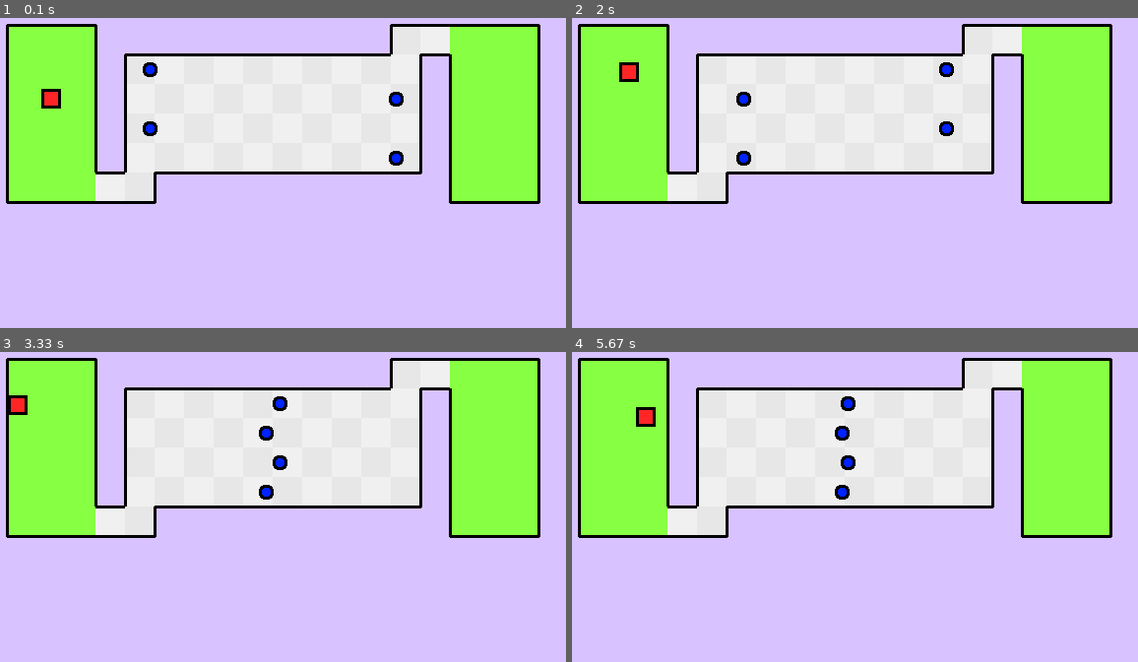
Above: before the commit, frames 1-4 (two rows, left to right).
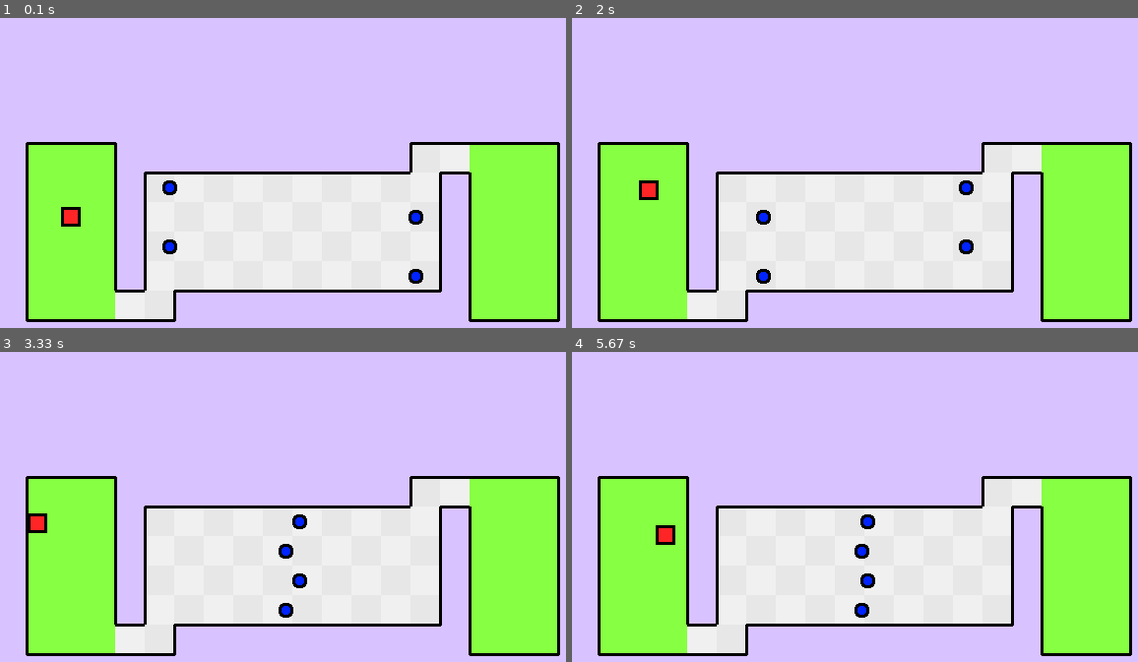
Above: after the commit, the same moments.

Repository: 2017Knight2017/The-Worlds-Hardest-Game-in-pygame
Game: pygame game, started from main.py
Same seed, same stepped clock (60 frames per second), same inputs: the game is played once before the commit and once after it.
Inputs:
- Up to frame 1 (0.1 s): no input
- Up to frame 2 (2 s): hold Right 0.33-0.8 s; hold Up 0.83-1.13 s; hold Right 1.17-1.63 s; hold Left from 1.67 s (still down)
- Up to frame 3 (3.33 s): release Left at 2.2 s; hold Down 2.23-2.53 s; hold Left 2.57-2.97 s; hold Up from 3 s (still down)
- Up to frame 4 (5.67 s): release Up at 3.37 s; hold Right 3.4-4.03 s; hold Down 4.07-4.43 s; hold Left 4.47-4.93 s; hold Right 4.97-5.43 s; hold Up from 5.47 s (still down)

The runs differ from the first frame. In frame 1, 71% of the frame differs, in the area x 1-99%, y 1-99%; in frame 2, 71%; in frame 3, 71%; in frame 4, 71%.

Commit message:
Centered the main surface relative to the window.

Diff:
--- a/main.py
+++ b/main.py
@@ -7,7 +7,7 @@
 pygame.init()
 config = ConfigParser()
 config.read("options.ini")
-mainsurf = pygame.display.set_mode((640, 480))
+mainsurf = pygame.display.set_mode((int(config["General"]["window_width"]), int(config["General"]["window_height"])))
 pygame.display.set_caption("ddddd")
 clock = pygame.time.Clock()
 map_number = 0
@@ -26,8 +26,9 @@
             case "around":
                 enemies.add([Enemy(i["init_pos"], i["movement_type"], i["color"], i["speed"], circle_center=i["circle_center"])])
     while True:
-        mainsurf.fill(list(map(int, config["Colors"]["background"].split(", "))))
-        mainsurf.blit(cur_map_surface, (0, 0))
+        mainsurf.fill([int(i) for i in config["Colors"]["background"].split(", ")])
+        mainsurf.blit(cur_map_surface, ((int(config["General"]["window_width"]) - cur_map.map_pixel_width) // 2,
+                                        (int(config["General"]["window_height"]) - cur_map.map_pixel_height) // 2))
         for event in pygame.event.get():
             if event.type == pygame.QUIT:
                 exit()
--- a/map.py
+++ b/map.py
@@ -26,73 +26,75 @@
         self.coins_coords = []
         self.enemies_data = []
         self.static_map = []
-        self.map_width, self.map_height = None, None
+        self.map_tile_width, self.map_tile_height = None, None
+        self.map_pixel_width, self.map_pixel_height = None, None
+        self.tile_pixel_width, self.tile_pixel_height = int(Map.config["Tilemap"]["tile_width"]), int(Map.config["Tilemap"]["tile_width"])
         self.parseMap()
 
     def parseMap(self):
-        with open(f"maps/MAP{'0' * (self.map_number < 10)}{self.map_number}-static.map", "r") as static:
-            self.map_width, self.map_height = map(int, static.readline().split("x"))
-            for _ in range(self.map_height):
-                self.static_map.append(static.readline().split())
-        with open(f"maps/MAP{'0' * (self.map_number < 10)}{self.map_number}-dynamic.json", "r") as raw_dynamic:
-            dynamic = load(raw_dynamic)
-            for i in dynamic.keys():
-                if dynamic[i]["type"] == "coin":
-                    self.coins_coords.append(Map.normalizeCoords(*dynamic[i]["tile_pos"]))
-                elif dynamic[i]["type"] == "enemy":
-                    dic = {"init_pos": Map.normalizeCoords(*dynamic[i]["init_pos"]),
-                           "movement_type": dynamic[i]["movement_type"],
-                           "color": dynamic[i]["color"],
-                           "speed": dynamic[i]["speed"]}
-                    match dynamic[i]["movement_type"]:
+        map_name = f"MAP{'0' * (self.map_number < 10)}{self.map_number}"
+        with open(f"maps/{map_name}/{map_name}-static.map", "r") as static_map:
+            self.map_tile_width, self.map_tile_height = map(int, static_map.readline().split("x"))
+            self.map_pixel_width, self.map_pixel_height = self.tile_pixel_width * self.map_tile_width, self.tile_pixel_height * self.map_tile_height
+            for _ in range(self.map_tile_height):
+                self.static_map.append(static_map.readline().split())
+        with open(f"maps/{map_name}/{map_name}-dynamic.json", "r") as raw_dynamic_map:
+            dynamic_map = load(raw_dynamic_map)
+            for i in dynamic_map.keys():
+                if dynamic_map[i]["type"] == "coin":
+                    self.coins_coords.append(self.normalizeCoords(*dynamic_map[i]["tile_pos"], dynamic=True))
+                elif dynamic_map[i]["type"] == "enemy":
+                    dic = {"init_pos": self.normalizeCoords(*dynamic_map[i]["init_pos"], dynamic=True),
+                           "movement_type": dynamic_map[i]["movement_type"],
+                           "color": dynamic_map[i]["color"],
+                           "speed": dynamic_map[i]["speed"]}
+                    match dynamic_map[i]["movement_type"]:
                         case "from_to":
-                            dic["key_positions"] = [Map.normalizeCoords(*j) for j in dynamic[i]["key_positions"]]
+                            dic["key_positions"] = [self.normalizeCoords(*j, dynamic=True) for j in dynamic_map[i]["key_positions"]]
                         case "around":
-                            dic["circle_center"] = Map.normalizeCoords(*dynamic[i]["circle_center"])
-                            dic["clockwise"] = dynamic[i]["clockwise"]
+                            dic["circle_center"] = self.normalizeCoords(*dynamic_map[i]["circle_center"], dynamic=True)
+                            dic["clockwise"] = dynamic_map[i]["clockwise"]
                     self.enemies_data.append(dic)
 
     def generateSurface(self) -> pygame.Surface:
-        tile_height, tile_width = int(Map.config["Tilemap"]["tile_height"]), int(Map.config["Tilemap"]["tile_width"])
-        res = pygame.Surface((tile_width * self.map_width, tile_height * self.map_height))
-        res.fill([int(i) for i in Map.config["Colors"]["background"].split(", ")])
-        for row_index in range(self.map_height):
-            for column_index in range(self.map_width):
+        surface = pygame.Surface((self.map_pixel_width, self.map_pixel_height))
+        surface.fill([int(i) for i in Map.config["Colors"]["background"].split(", ")])
+        for row_index in range(self.map_tile_height):
+            for column_index in range(self.map_tile_width):
                 match int(self.static_map[row_index][column_index]):
                     case 0:
-                        self.walls_tiles.append(pygame.Rect(*Map.normalizeCoords(column_index, row_index), tile_width, tile_height))
+                        self.walls_tiles.append(pygame.Rect(*self.normalizeCoords(column_index, row_index, dynamic=True), self.tile_pixel_width, self.tile_pixel_height))
                     case 1:
                         if row_index % 2 == column_index % 2:
-                            res.blit(self.tileset.subsurface(tile_width, 0, tile_width, tile_height), Map.normalizeCoords(column_index, row_index))
+                            surface.blit(self.tileset.subsurface(self.tile_pixel_width, 0, self.tile_pixel_width, self.tile_pixel_height), self.normalizeCoords(column_index, row_index))
                         else:
-                            res.blit(self.tileset.subsurface(tile_width * 2, 0, tile_width, tile_height), Map.normalizeCoords(column_index, row_index))
-                        self.drawLineIfThereIsWall(res, self.static_map, row_index, column_index)
+                            surface.blit(self.tileset.subsurface(self.tile_pixel_width * 2, 0, self.tile_pixel_width, self.tile_pixel_height), self.normalizeCoords(column_index, row_index))
+                        self.drawLineIfThereIsWall(surface, self.static_map, row_index, column_index)
                     case 2:
-                        res.blit(self.tileset.subsurface(tile_width * 0, 0, tile_width, tile_height), Map.normalizeCoords(column_index, row_index))
-                        self.drawLineIfThereIsWall(res, self.static_map, row_index, column_index)
-                        self.checkpoint_tiles.append(pygame.Rect(*Map.normalizeCoords(column_index, row_index), tile_width, tile_height))
+                        surface.blit(self.tileset.subsurface(self.tile_pixel_width * 0, 0, self.tile_pixel_width, self.tile_pixel_height), self.normalizeCoords(column_index, row_index))
+                        self.drawLineIfThereIsWall(surface, self.static_map, row_index, column_index)
+                        self.checkpoint_tiles.append(pygame.Rect(*self.normalizeCoords(column_index, row_index, dynamic=True), self.tile_pixel_width, self.tile_pixel_height))
                     case 3:
-                        res.blit(self.tileset.subsurface(tile_width * 0, 0, tile_width, tile_height), Map.normalizeCoords(column_index, row_index))
-                        self.drawLineIfThereIsWall(res, self.static_map, row_index, column_index)
-                        self.spawn_tile = pygame.Rect(*Map.normalizeCoords(column_index, row_index), tile_width, tile_height)
+                        surface.blit(self.tileset.subsurface(self.tile_pixel_width * 0, 0, self.tile_pixel_width, self.tile_pixel_height), self.normalizeCoords(column_index, row_index))
+                        self.drawLineIfThereIsWall(surface, self.static_map, row_index, column_index)
+                        self.spawn_tile = pygame.Rect(*self.normalizeCoords(column_index, row_index, dynamic=True), self.tile_pixel_width, self.tile_pixel_height)
                     case 4:
-                        res.blit(self.tileset.subsurface(tile_width * 0, 0, tile_width, tile_height), Map.normalizeCoords(column_index, row_index))
-                        self.drawLineIfThereIsWall(res, self.static_map, row_index, column_index)
-                        self.finish_tiles.append(pygame.Rect(*Map.normalizeCoords(column_index, row_index), tile_width, tile_height))
-        return res
+                        surface.blit(self.tileset.subsurface(self.tile_pixel_width * 0, 0, self.tile_pixel_width, self.tile_pixel_height), self.normalizeCoords(column_index, row_index))
+                        self.drawLineIfThereIsWall(surface, self.static_map, row_index, column_index)
+                        self.finish_tiles.append(pygame.Rect(*self.normalizeCoords(column_index, row_index, dynamic=True), self.tile_pixel_width, self.tile_pixel_height))
+        return surface
 
-    @staticmethod
-    def normalizeCoords(x: int | float, y: int | float) -> tuple[float, float] | tuple[int, int]:
-        return x * int(Map.config["Tilemap"]["tile_width"]), y * int(Map.config["Tilemap"]["tile_height"])
+    def normalizeCoords(self, x: int | float, y: int | float, dynamic: bool = False) -> tuple[int | float, int | float]:
+        return (x * int(Map.config["Tilemap"]["tile_width"]) + dynamic * (int(Map.config["General"]["window_width"]) - self.map_pixel_width) // 2,
+                y * int(Map.config["Tilemap"]["tile_height"]) + dynamic * (int(Map.config["General"]["window_height"]) - self.map_pixel_height) // 2)
 
-    @staticmethod
-    def drawLineIfThereIsWall(res: pygame.Surface, static_map: list, row_index: int, column_index: int):
-        BLACK = list(map(int, Map.config["Colors"]["black"].split(", ")))
+    def drawLineIfThereIsWall(self, res: pygame.Surface, static_map: list, row_index: int, column_index: int):
+        BLACK = [int(i) for i in Map.config["Colors"]["black"].split(", ")]
         if static_map[row_index - 1][column_index] == "0":  # Top
-            pygame.draw.line(res, BLACK, Map.normalizeCoords(column_index, row_index), Map.normalizeCoords(column_index + 1, row_index), 3)
+            pygame.draw.line(res, BLACK, self.normalizeCoords(column_index, row_index), self.normalizeCoords(column_index + 1, row_index), 3)
         if static_map[row_index][column_index - 1] == "0":  # Left
-            pygame.draw.line(res, BLACK, Map.normalizeCoords(column_index, row_index), Map.normalizeCoords(column_index, row_index + 1), 3)
+            pygame.draw.line(res, BLACK, self.normalizeCoords(column_index, row_index), self.normalizeCoords(column_index, row_index + 1), 3)
         if static_map[row_index + 1][column_index] == "0":  # Bottom
-            pygame.draw.line(res, BLACK, Map.normalizeCoords(column_index, row_index + 1), Map.normalizeCoords(column_index + 1, row_index + 1), 3)
+            pygame.draw.line(res, BLACK, self.normalizeCoords(column_index, row_index + 1), self.normalizeCoords(column_index + 1, row_index + 1), 3)
         if static_map[row_index][column_index + 1] == "0":  # Right
-            pygame.draw.line(res, BLACK, Map.normalizeCoords(column_index + 1, row_index), Map.normalizeCoords(column_index + 1, row_index + 1), 3)
+            pygame.draw.line(res, BLACK, self.normalizeCoords(column_index + 1, row_index), self.normalizeCoords(column_index + 1, row_index + 1), 3)
--- a/moving_objects.py
+++ b/moving_objects.py
@@ -47,7 +47,6 @@
     def update(self, checkpoints: list[pygame.Rect], finish_tiles: list[pygame.Rect], coins: pygame.sprite.Group):
         for i in checkpoints:
             if i.colliderect(self): self.respawn_pos = i.center
-        self.next_level = False
         for i in finish_tiles:
             self.next_level = self.rect.colliderect(i) and not coins.sprites()
             if self.next_level: break
--- a/options.ini
+++ b/options.ini
@@ -1,5 +1,7 @@
 [General]
 fps = 60
+window_height = 480
+window_width = 640
 
 [Colors]
 black = 0, 0, 0
Renamed: maps/MAP00-dynamic.json -> maps/MAP00/MAP00-dynamic.json
Renamed: maps/MAP00-static.map -> maps/MAP00/MAP00-static.map
Renamed: maps/MAP01-dynamic.json -> maps/MAP01/MAP01-dynamic.json
Renamed: maps/MAP01-static.map -> maps/MAP01/MAP01-static.map
Renamed: maps/MAP02-dynamic.json -> maps/MAP02/MAP02-dynamic.json
Renamed: maps/MAP02-static.map -> maps/MAP02/MAP02-static.map
Renamed: maps/MAP03-dynamic.json -> maps/MAP03/MAP03-dynamic.json
Renamed: maps/MAP03-static.map -> maps/MAP03/MAP03-static.map
Renamed: maps/MAP04-dynamic.json -> maps/MAP04/MAP04-dynamic.json
Renamed: maps/MAP04-static.map -> maps/MAP04/MAP04-static.map
Renamed: maps/MAP05-dynamic.json -> maps/MAP05/MAP05-dynamic.json
Renamed: maps/MAP05-static.map -> maps/MAP05/MAP05-static.map
(and 8 more such lines)
